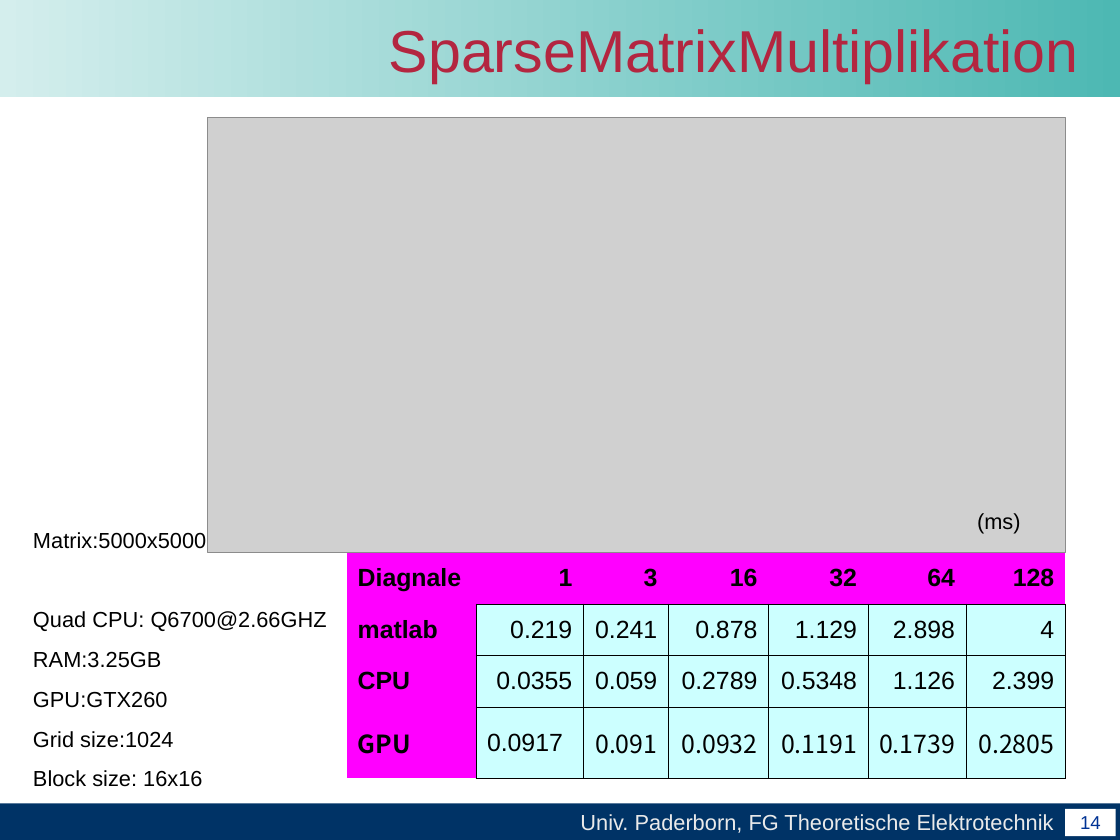
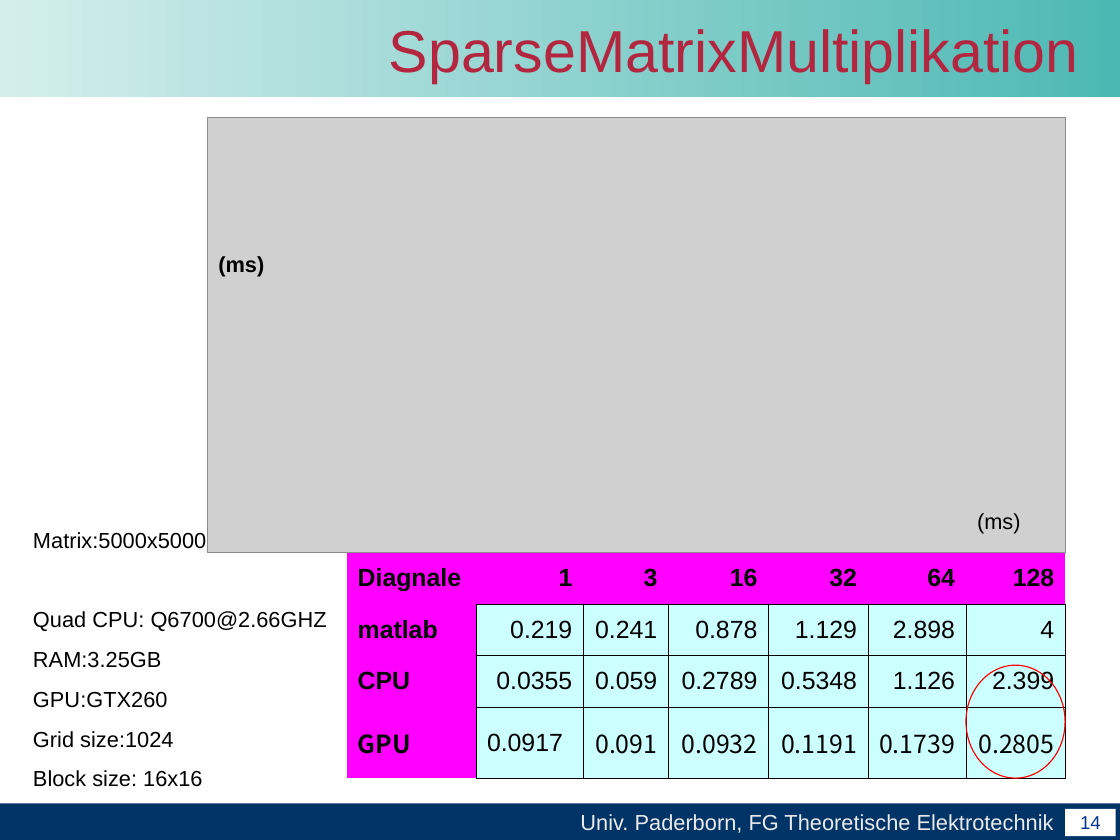
Before and after one commit to unconditional/projektarbeitcuda, a slide deck: slide 14 of Vortrag/Abschlussvortrag der Projektarbeit CUDA(xby).ppt. Drawn at 1120x840 pixels with LibreOffice and Linux fonts; fonts in the diff are those of the drawing; grey boxes stand for pictures; background and template pictures are left out. Boxes give left, top, right and bottom in pixels: in the first picture for what was removed or moved away, otherwise in the second. Text is boxed around its words. In the diff, an @@ line names an element or a change of style, - is before the commit and + after.

```diff
--- a/Vortrag/Abschlussvortrag der Projektarbeit CUDA(xby).ppt
+++ b/Vortrag/Abschlussvortrag der Projektarbeit CUDA(xby).ppt
@@ text added at (218,256,264,276), 14 pt, text #000000, bold @@
+(ms)
@@ ellipse added at (967,665,1066,778), outline #FF0000 0.74 pt @@
```
Also in this commit, not shown: 4 other slides changed, 1 other file.
